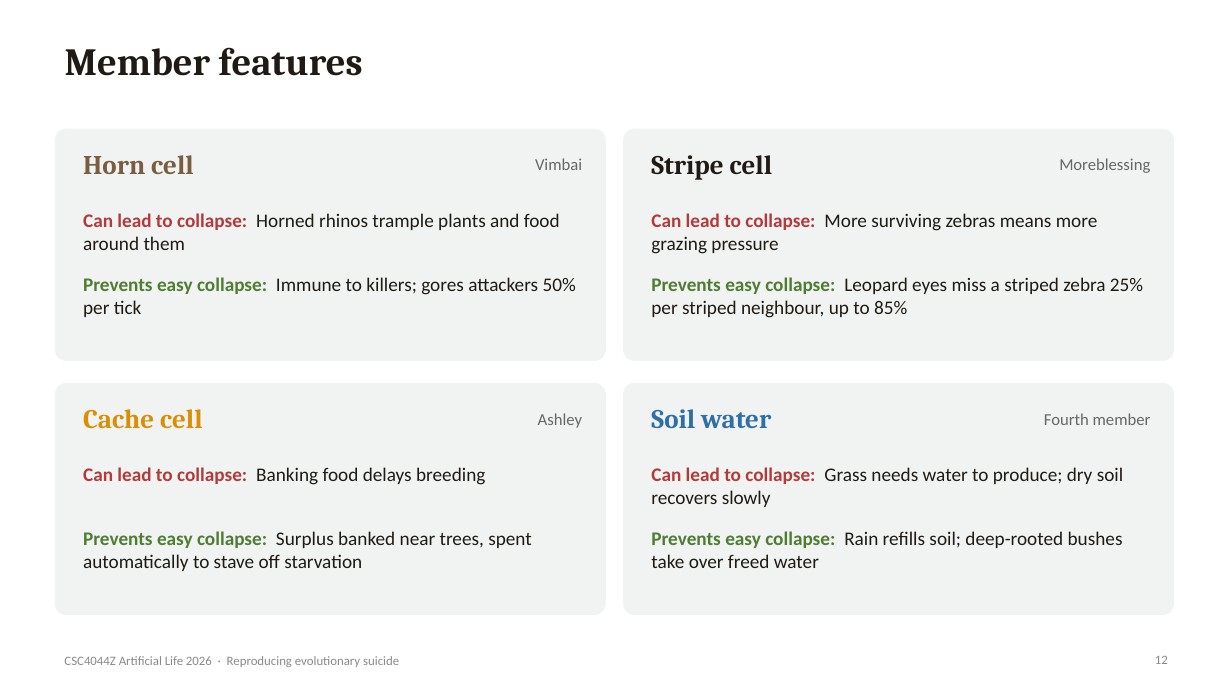
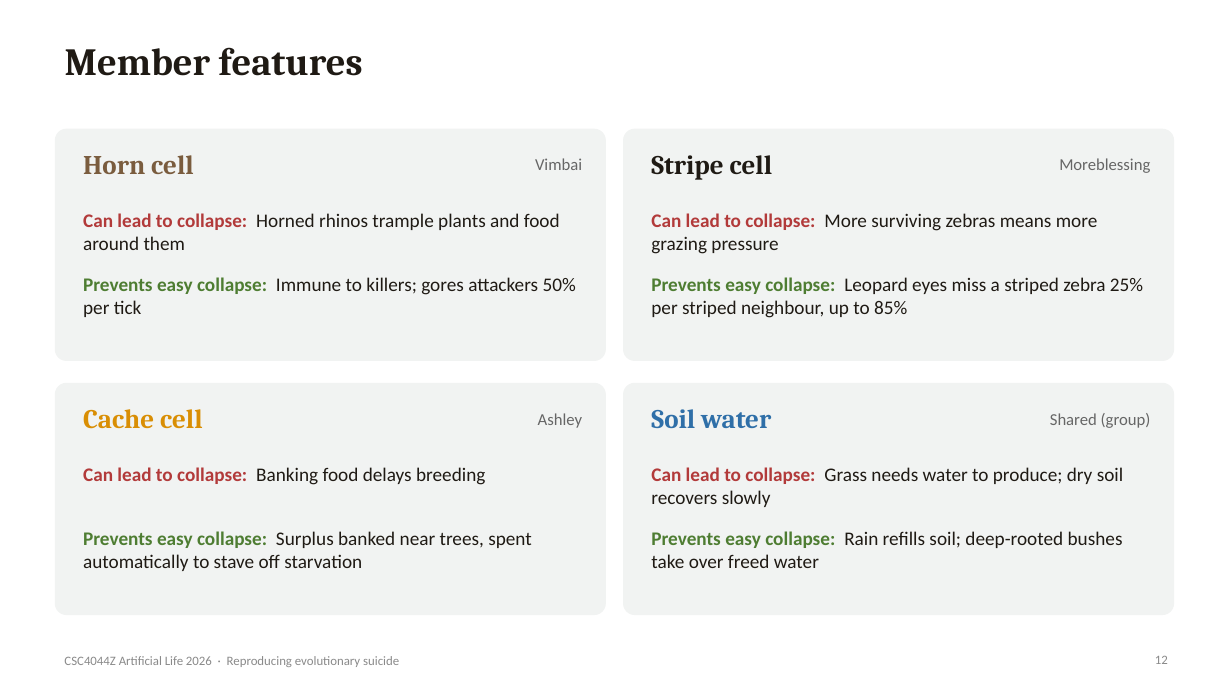
Before and after one commit to Tjeludo/LifeEngine, a slide deck: slide 12 of presentation/Evolutionary-Suicide-LifeEngine.pptx. Drawn at 1232x693 pixels with LibreOffice and Linux fonts; fonts in the diff are those of the drawing. Boxes give left, top, right and bottom in pixels: in the first picture for what was removed or moved away, otherwise in the second. Text is boxed around its words. In the diff, an @@ line names an element or a change of style, - is before the commit and + after.

Commit message:
Reflect three-member group: soil water is a shared feature

```diff
--- a/presentation/Evolutionary-Suicide-LifeEngine.pptx
+++ b/presentation/Evolutionary-Suicide-LifeEngine.pptx
@@ text at [1050, 413, 1151, 428]: text changed @@
-Fourth member
+Shared (group)
```
Also in this commit, not shown: 6 other files.
